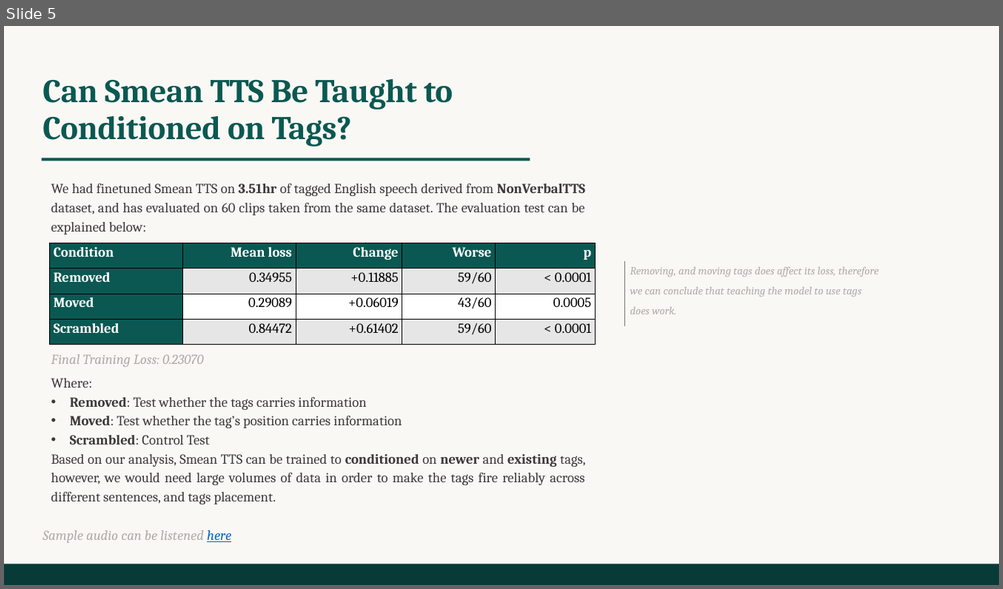
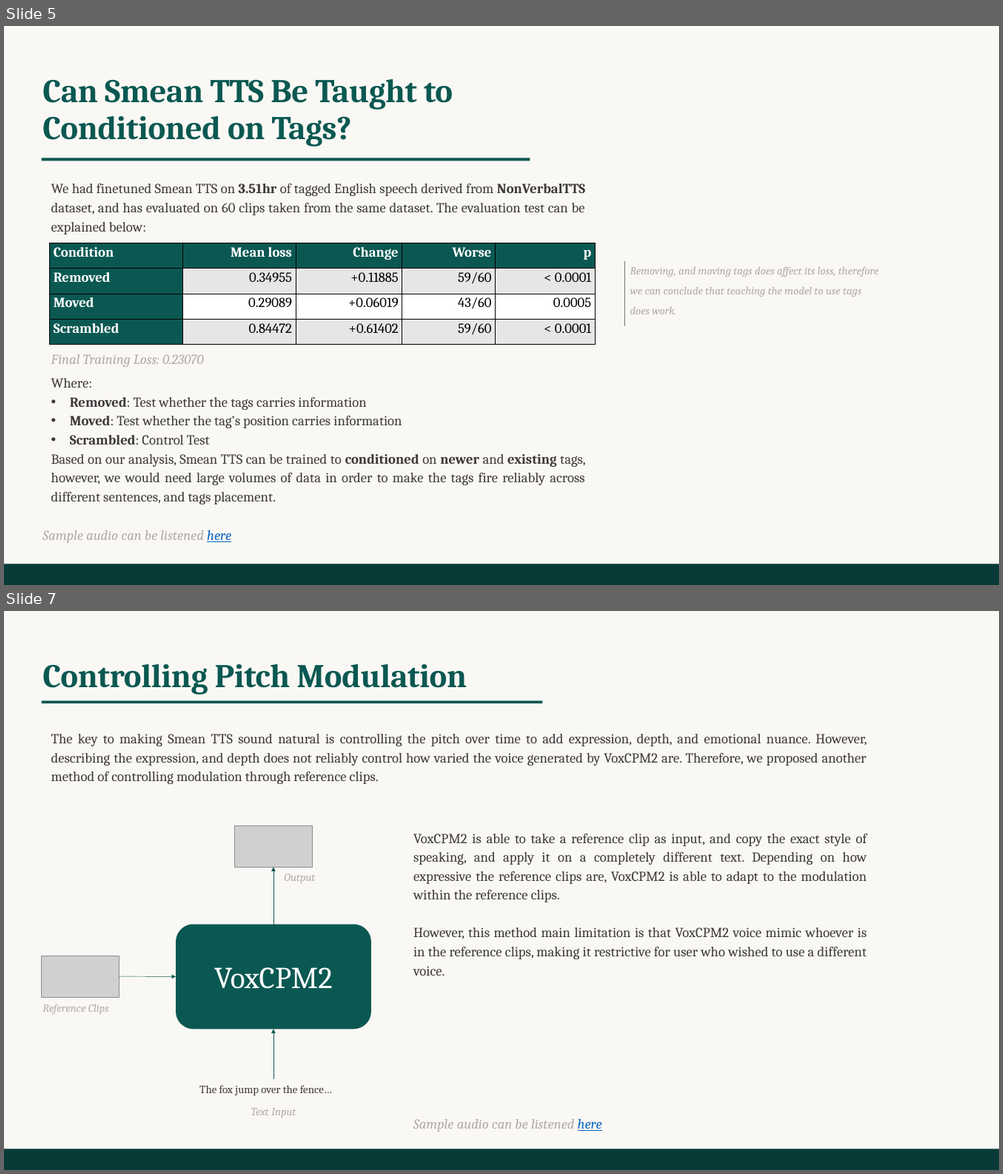
Before and after one commit to NDarayut/khmer-tts-research, a slide deck: reports/R&D_Weekly_Update.pptx. Shown one above the other, each under a label of ours: slide 5 before the commit, slides 5 and 7 after it; the slides between them are not shown. The pictures are 1003x589 and 1003x1174 pixels, drawn with LibreOffice and Linux fonts; fonts in the diff are those of the drawing; grey boxes stand for pictures. Boxes give left, top, right and bottom in pixels: in the first picture for what was removed or moved away, otherwise in the second. Text is boxed around its words. In the diff, an @@ line names an element or a change of style, - is before the commit and + after.

```diff
--- a/reports/R&D_Weekly_Update.pptx
+++ b/reports/R&D_Weekly_Update.pptx
@@ slide 7 added at (x1=4, y1=611, x2=999, y2=1170), background #FAF8F4 @@
@@ text added at (x1=42, y1=664, x2=466, y2=695), 48 pt, text #0B5852, bold @@
+Controlling Pitch Modulation
@@ rectangle added at (x1=41, y1=701, x2=542, y2=703), fill #0B5852 @@
@@ text added at (x1=51, y1=734, x2=866, y2=784), 20 pt, text #3B3838 @@
+The key to making Smean TTS sound natural is controlling the pitch over time to add expression, depth, and emotional nuance. However, describing the expression, and depth does not reliably control how varied the voice generated by VoxCPM2 are. Therefore, we proposed another method of controlling modulation through reference clips.
@@ text added at (x1=413, y1=834, x2=867, y2=976), 20 pt, text #3B3838 @@
+VoxCPM2 is able to take a reference clip as input, and copy the exact style of speaking, and apply it on a completely different text. Depending on how expressive the reference clips are, VoxCPM2 is able to adapt to the modulation within the reference clips.
+However, this method main limitation is that VoxCPM2 voice mimic whoever is in the reference clips, making it restrictive for user who wished to use a different voice.
@@ group added at (x1=41, y1=826, x2=371, y2=1118): 4 texts, 2 pictures, 2 arrows, 1 rounded rectangle, 1 elbow arrow @@
+VoxCPM2
+The fox jump over the fence…
+Output
+Reference Clips
+Text Input
@@ text added at (x1=413, y1=1119, x2=602, y2=1132), 20 pt, text #AFABAB, italic @@
+Sample audio can be listened here
@@ rectangle added at (x1=4, y1=1149, x2=999, y2=1170), fill #083B37 @@
```
Also in this commit, not shown: 1 slide changed, 1 other slide added.
